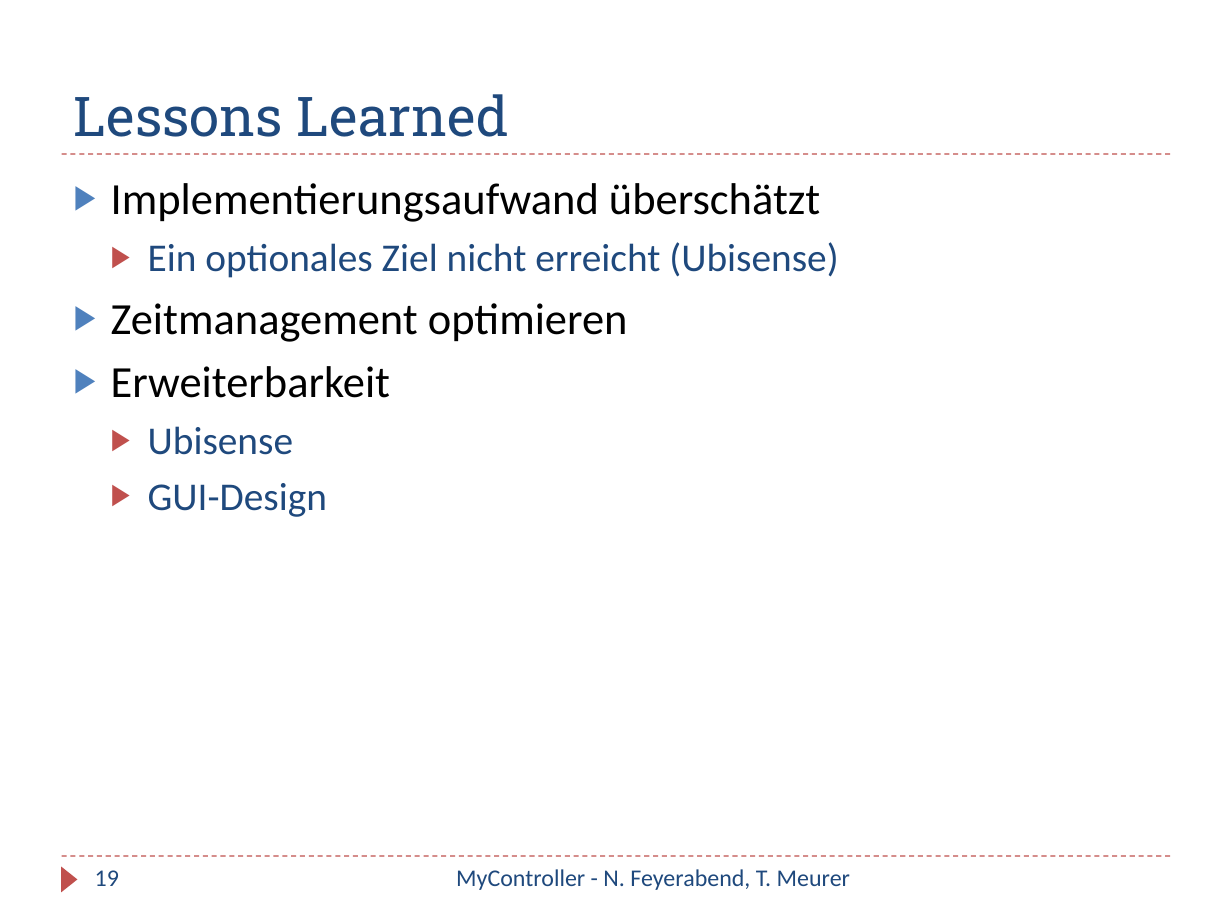
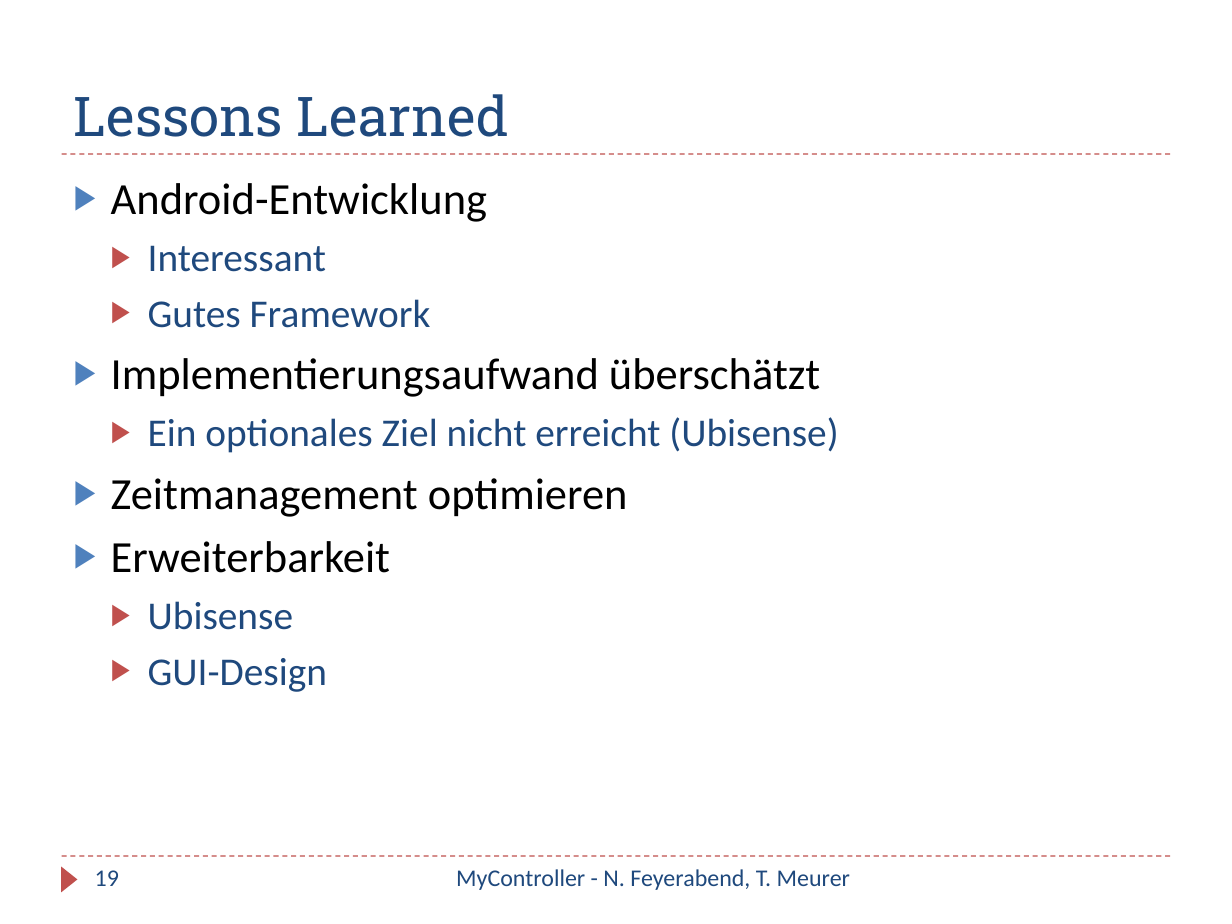
Before and after one commit to iBot/WP_SHC, a slide deck: slide 19 of dokumente/Präsentation/MyController.pptx. Drawn at 1232x924 pixels with LibreOffice and Linux fonts; fonts in the diff are those of the drawing. Boxes give left, top, right and bottom in pixels: in the first picture for what was removed or moved away, otherwise in the second. Text is boxed around its words. In the diff, an @@ line names an element or a change of style, - is before the commit and + after.

```diff
--- a/dokumente/Präsentation/MyController.pptx
+++ b/dokumente/Präsentation/MyController.pptx
@@ text at [111, 183, 487, 328]: paragraphs added @@
+▶ Android-Entwicklung
+  ▶ Interessant
+  ▶ Gutes Framework
```
Also in this commit, not shown: 1 slide added.
